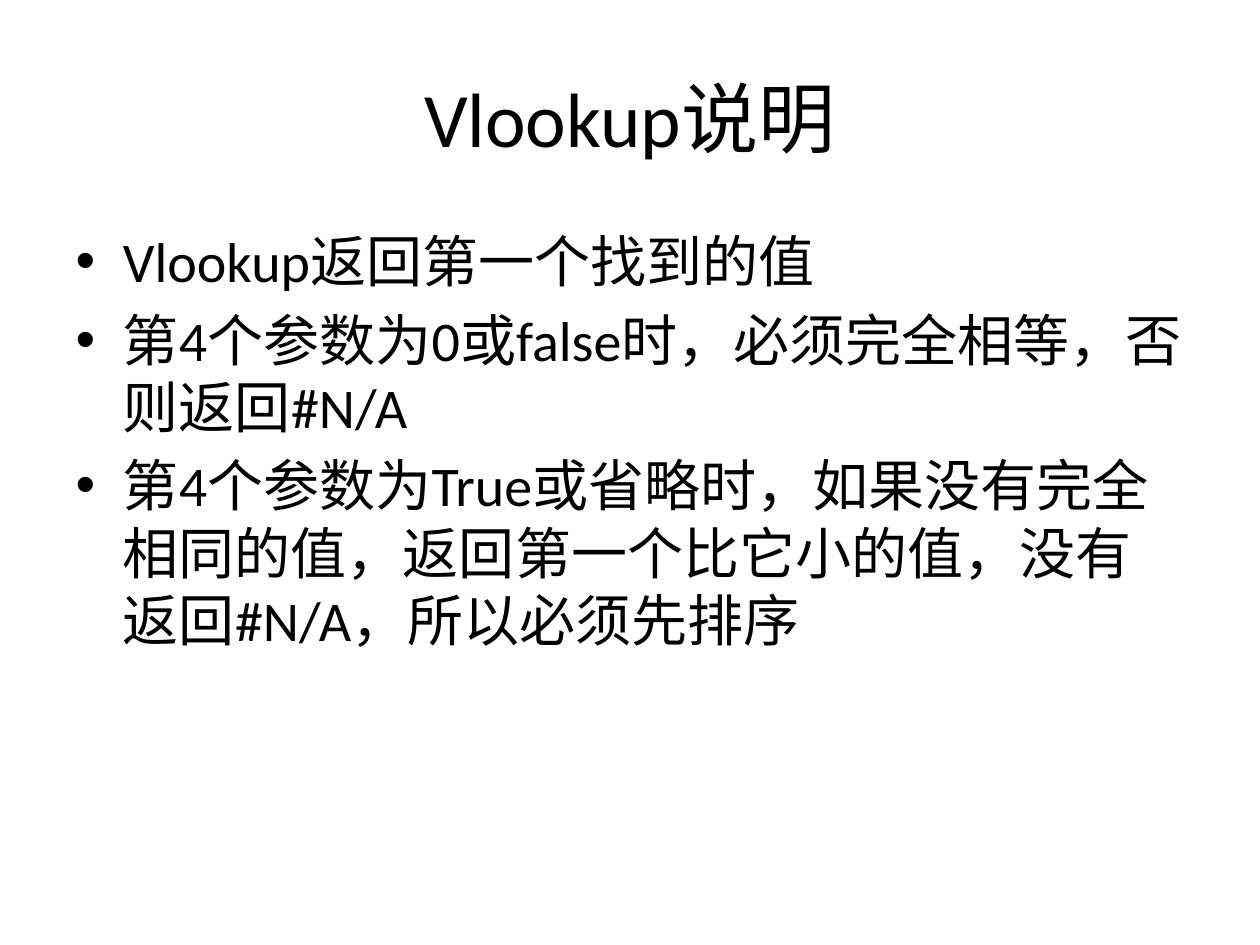
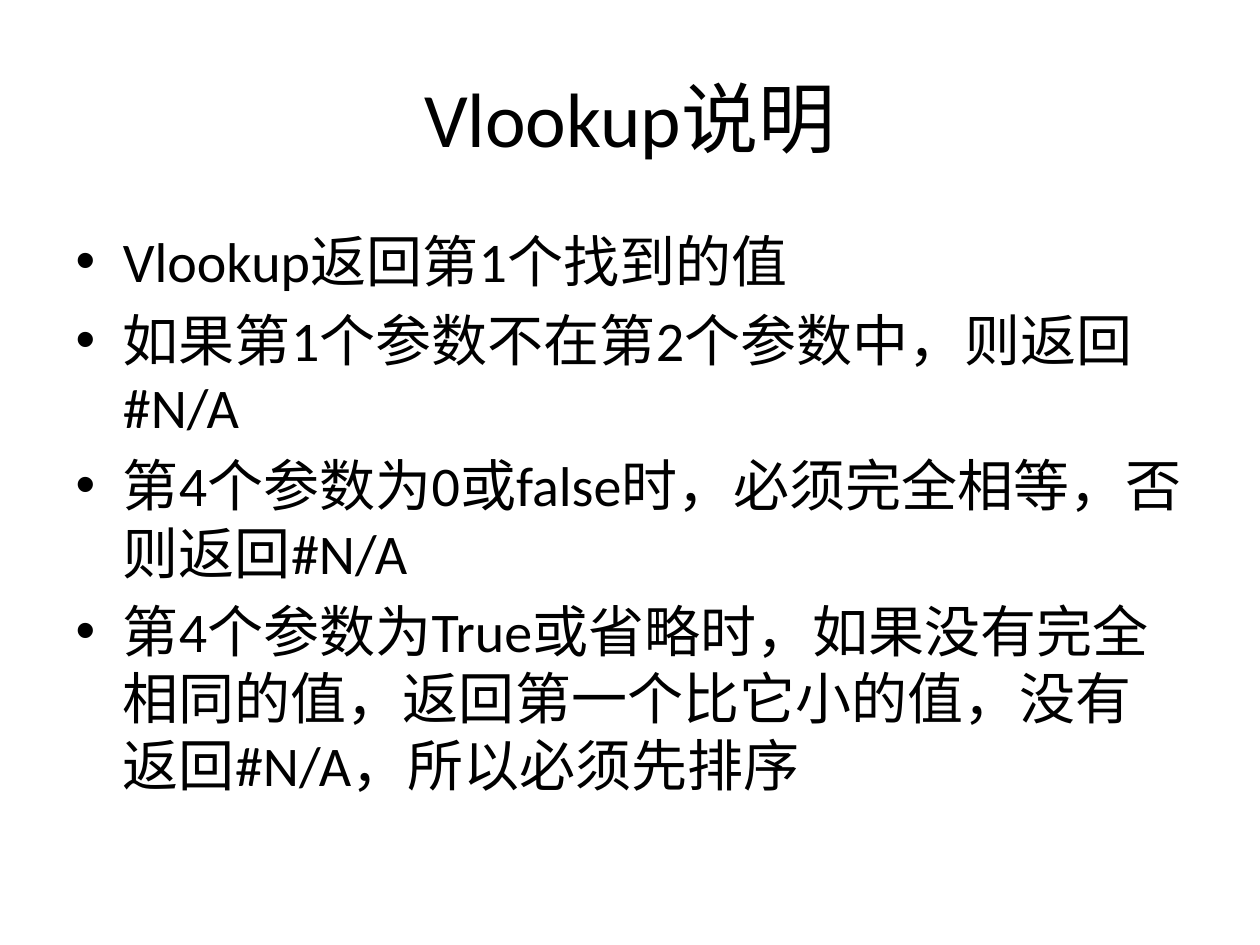
Before and after one commit to sans123wx/class, a slide deck: slide 4 of 第4章excel/公式和函数/第4章.pptx. Drawn at 1260x945 pixels with LibreOffice and Linux fonts; fonts in the diff are those of the drawing. Boxes give left, top, right and bottom in pixels: in the first picture for what was removed or moved away, otherwise in the second. Text is boxed around its words. In the diff, an @@ line names an element or a change of style, - is before the commit and + after.

```diff
--- a/第4章excel/公式和函数/第4章.pptx
+++ b/第4章excel/公式和函数/第4章.pptx
@@ text at (123, 235, 1133, 431): text changed @@
-• Vlookup返回第一个找到的值
+• Vlookup返回第1个找到的值
+• 如果第1个参数不在第2个参数中，则返回#N/A
```
Also in this commit, not shown: 1 other file.
